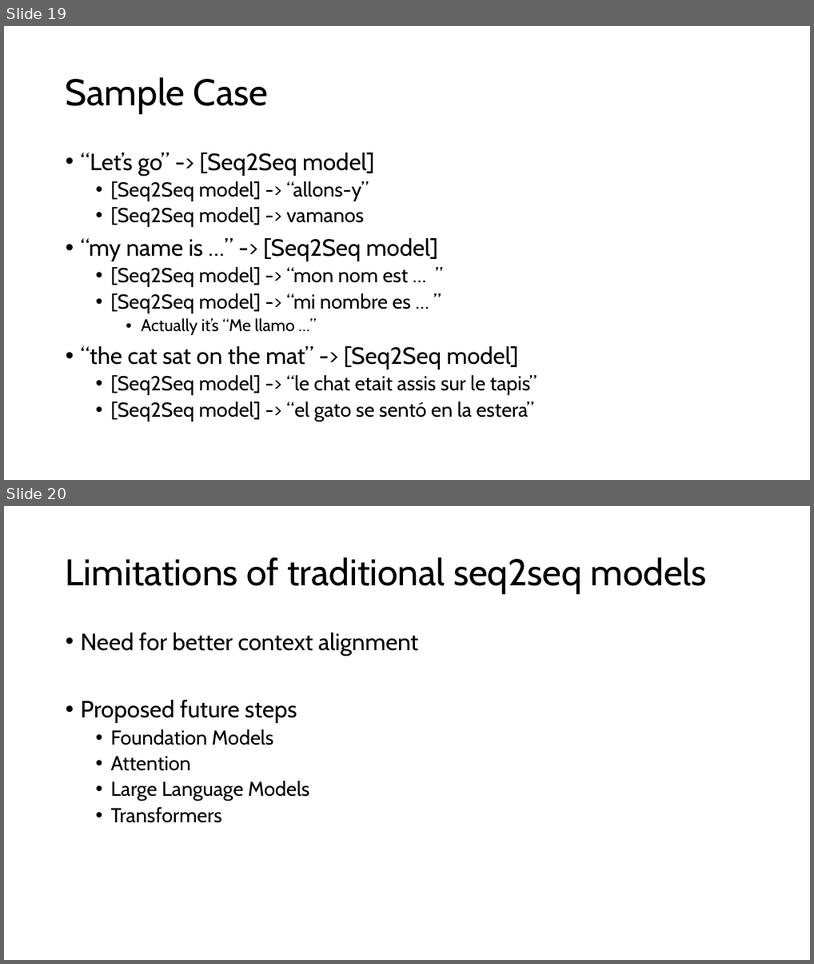
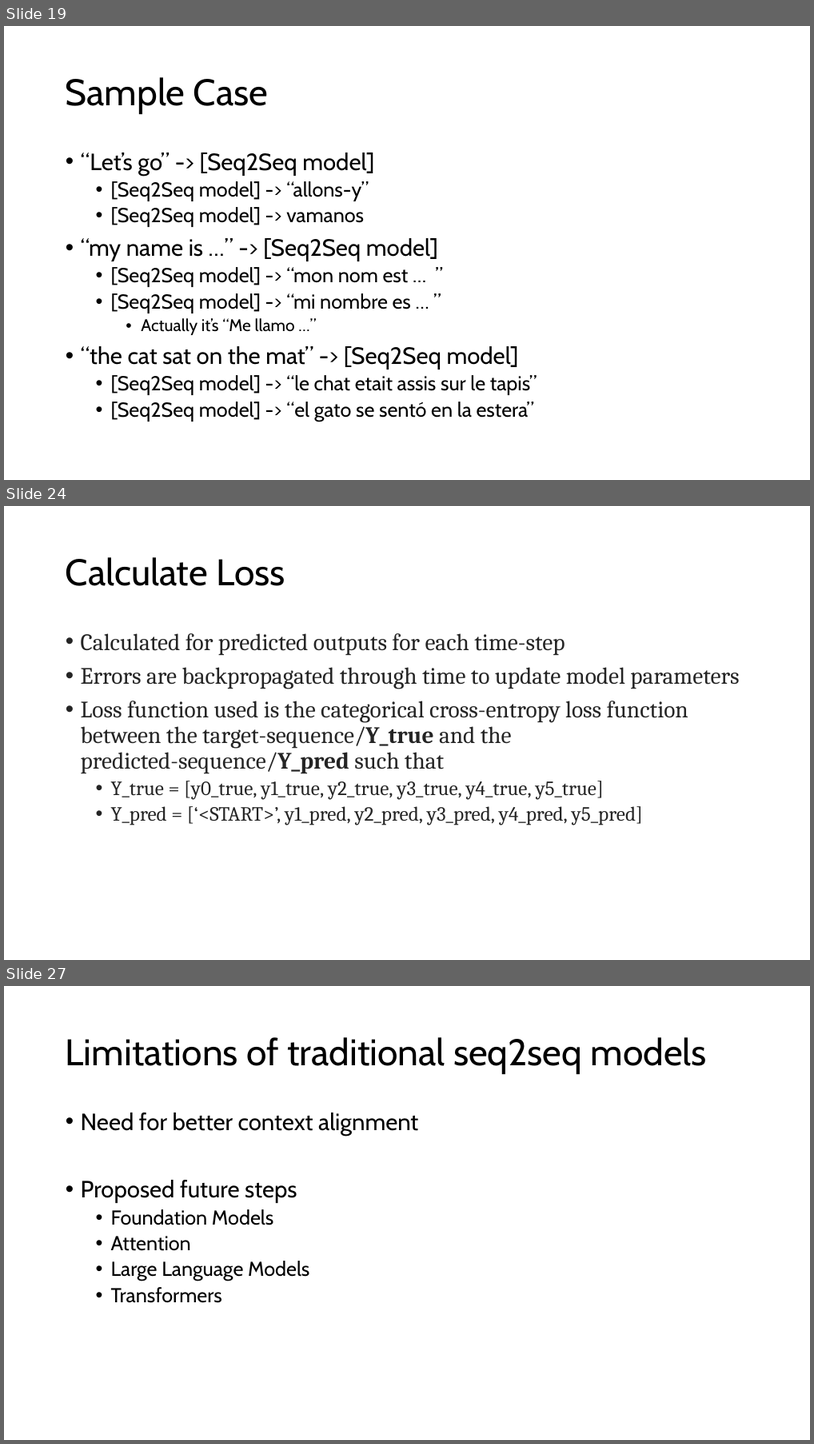
Before and after one commit to gvplacencia/nlp, a slide deck: Seq2Seq.pptx. Shown one above the other, each under a label of ours: slides 19 and 20 before the commit, slides 19, 24 and 27 after it; the slides between them are not shown. The pictures are 814x964 and 814x1444 pixels, drawn with LibreOffice and Linux fonts; fonts in the diff are those of the drawing. Boxes give left, top, right and bottom in pixels: in the first picture for what was removed or moved away, otherwise in the second. Text is boxed around its words. In the diff, an @@ line names an element or a change of style, - is before the commit and + after.

```diff
--- a/Seq2Seq.pptx
+++ b/Seq2Seq.pptx
@@ slide 24 added at [4,506,810,960], background #FFFFFF @@
@@ title added at [66,557,285,586], 44 pt, text #000000 @@
+Calculate Loss
@@ text added at [81,633,739,825], 28 pt, text #242424 @@
+• Calculated for predicted outputs for each time-step
+• Errors are backpropagated through time to update model parameters
+• Loss function used is the categorical cross-entropy loss function between the target-sequence/Y_true and the predicted-sequence/Y_pred such that
+  • Y_true = [y0_true, y1_true, y2_true, y3_true, y4_true, y5_true]
+  • Y_pred = [‘<START>’, y1_pred, y2_pred, y3_pred, y4_pred, y5_pred]
@@ what was slide 20 is now slide 27 @@
```
Also in this commit, not shown: 5 slides changed, 7 other slides added.
